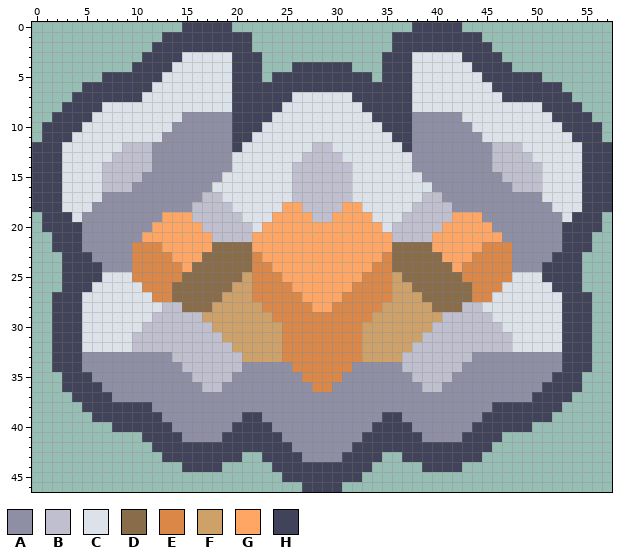
Two states of a pixel-art sprite, assets/sprites/units/defensive/barrier-full.png. The first picture shows the starting point.
The file is 58x47 pixels.
Palette (. is transparent): A #8e8ea5  B #bfbfcf  C #dce2e9  D #896d4a  E #da8748  F #cea169  G #ffa665  H #40435a
Pixels before, first column x 0:
 0 ...............HHHHH..................HHHHH...............
 1 .............HHHHHHHHH..............HHHHHHHHH.............
 2 ............HHHHHHHHHH..............HHHHHHHHHH............
 3 ...........HHHHCCCCCHHH............HHHCCCCCHHHH...........
 4 ..........HHHHCCCCCCHHH...HHHHHH...HHHCCCCCCHHHH..........
 5 .......HHHHHHCCCCCCCHHH.HHHHHHHHHH.HHHCCCCCCCHHHHHH.......
 6 .....HHHHHHHCCCCCCCCHHHHHHHHHHHHHHHHHHCCCCCCCCHHHHHHH.....
 7 ....HHHHHHHCCCCCCCCCHHHHHHCCCCCCHHHHHHCCCCCCCCCHHHHHHH....
 8 ...HHHHCCCCCCCCCCCCCHHHHHCCCCCCCCHHHHHCCCCCCCCCCCCCHHHH...
 9 ..HHHHCCCCCCCCCAAAAAHHHHCCCCCCCCCCHHHHAAAAACCCCCCCCCHHHH..
10 .HHHHCCCCCCCCCAAAAAAHHHCCCCCCCCCCCCHHHAAAAAACCCCCCCCCHHHH.
11 .HHHCCCCCCCCCAAAAAAAHHCCCCCCCCCCCCCCHHAAAAAAACCCCCCCCCHHH.
12 HHHCCCCCCBBBAAAAAAAAHCCCCCCCBBCCCCCCCHAAAAAAAABBBCCCCCCHHH
13 HHHCCCCCBBBBAAAAAAAACCCCCCCBBBBCCCCCCCAAAAAAAABBBBCCCCCHHH
14 HHHCCCCBBBBBAAAAAAAACCCCCCBBBBBBCCCCCCAAAAAAAABBBBBCCCCHHH
15 HHHCCCCBBBBAAAAAAAACCCCCCCBBBBBBCCCCCCCAAAAAAAABBBBCCCCHHH
16 HHHCCCCBBBAAAAAAAACCCCCCCCBBBBBBCCCCCCCCAAAAAAAABBBCCCCHHH
17 HHHCCCCAAAAAAAAAABBCCCCCCCBBBBBBCCCCCCCBBAAAAAAAAAACCCCHHH
18 HHHCCCAAAAAAAAAABBBBCCCCCGGBBBBGGCCCCCBBBBAAAAAAAAAACCCHHH
19 .HHHCAAAAAAAAGGGBBBBBCCCGGGGBBGGGGCCCBBBBBGGGAAAAAAAACHHH.
20 .HHHHAAAAAAAGGGGGBBBBBCGGGGGGGGGGGGCBBBBBGGGGGAAAAAAAHHHH.
21 ..HHHAAAAAAGGGGGGGBBBBGGGGGGGGGGGGGGBBBBGGGGGGGAAAAAAHHH..
22 ..HHHAAAAAEEEGGGGGDDDDGGGGGGGGGGGGGGDDDDGGGGGEEEAAAAAHHH..
23 ...HHHAAAAEEEEGGGDDDDDEGGGGGGGGGGGGEDDDDDGGGEEEEAAAAHHH...
24 ...HHHHAAAEEEEEGDDDDDDEEGGGGGGGGGGEEDDDDDDGEEEEEAAAHHHH...
25 ...HHHHCCCEEEEEDDDDDDFEEEGGGGGGGGEEEFDDDDDDEEEEECCCHHHH...
26 ...HHHCCCCCEEEDDDDDDFFEEEEGGGGGGEEEEFFDDDDDDEEECCCCCHHH...
27 ..HHHCCCCCCCEEDDDDDFFFEEEEEGGGGEEEEEFFFDDDDDEECCCCCCCHHH..
28 ..HHHCCCCCCCCBBDDDFFFFFEEEEEGGEEEEEFFFFFDDDBBCCCCCCCCHHH..
29 ..HHHCCCCCCCBBBBBFFFFFFFEEEEEEEEEEFFFFFFFBBBBBCCCCCCCHHH..
30 ..HHHCCCCCCBBBBBBBFFFFFFFEEEEEEEEFFFFFFFBBBBBBBCCCCCCHHH..
31 ..HHHCCCCCBBBBBBBBBFFFFFFEEEEEEEEFFFFFFBBBBBBBBBCCCCCHHH..
32 ..HHHCCCCCBBBBBBBBBBFFFFFEEEEEEEEFFFFFBBBBBBBBBBCCCCCHHH..
33 ..HHHAAAAAAAAABBBBBBBFFFFEEEEEEEEFFFFBBBBBBBAAAAAAAAAHHH..
34 ..HHHAAAAAAAAAABBBBBBAAAAAEEEEEEAAAAABBBBBBAAAAAAAAAAHHH..
35 ...HHHAAAAAAAAAABBBBAAAAAAAEEEEAAAAAAABBBBAAAAAAAAAAHHH...
36 ...HHHHAAAAAAAAAABBAAAAAAAAAEEAAAAAAAAABBAAAAAAAAAAHHHH...
37 ....HHHHAAAAAAAAAAAAAAAAAAAAAAAAAAAAAAAAAAAAAAAAAAHHHH....
38 .....HHHHHHHAAAAAAAAAAAAAAAAAAAAAAAAAAAAAAAAAAHHHHHHH.....
39 ......HHHHHHHAAAAAAAAHHAAAAAAAAAAAAHHAAAAAAAAHHHHHHH......
40 ........HHHHHHAAAAAAHHHHAAAAAAAAAAHHHHAAAAAAHHHHHH........
41 ...........HHHHAAAAHHHHHHAAAAAAAAHHHHHHAAAAHHHH...........
42 ............HHHHHHHHHHHHHHAAAAAAHHHHHHHHHHHHHH............
43 .............HHHHHHHH..HHHHAAAAHHHH..HHHHHHHH.............
44 ...............HHHH.....HHHHHHHHHH.....HHHH...............
45 .........................HHHHHHHH.........................
46 ...........................HHHH...........................
After the commit:
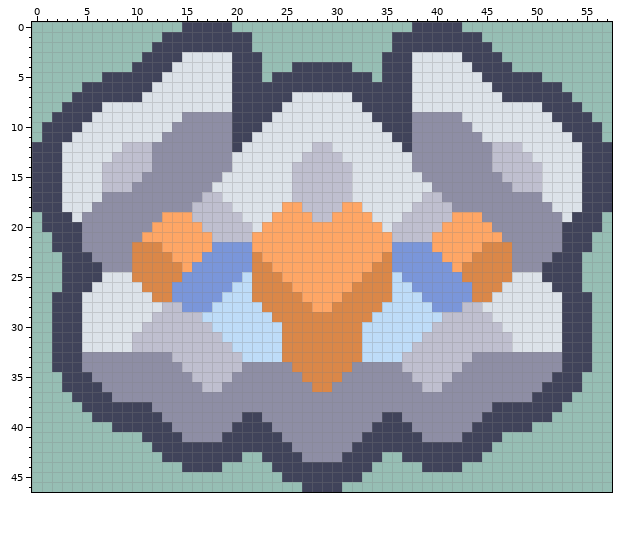
Changes in this commit:
Colour D changes from #896d4a to #7a96da.
Colour F changes from #cea169 to #bedcf8.
Pixel boxes of the changes (left, top, right, bottom) in both pictures:
changed: (172, 242, 282, 362)
changed: (362, 242, 472, 362)
